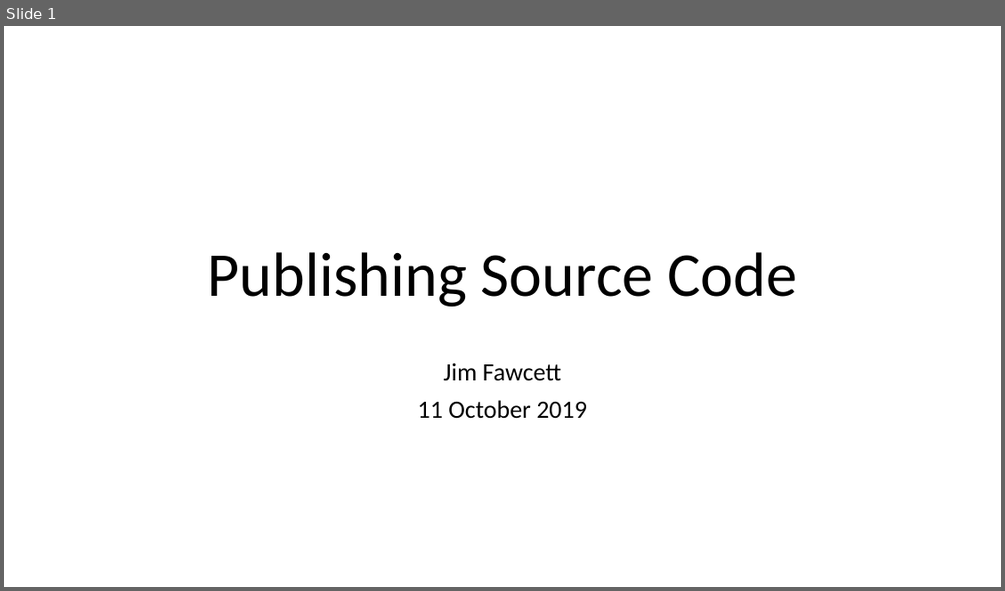
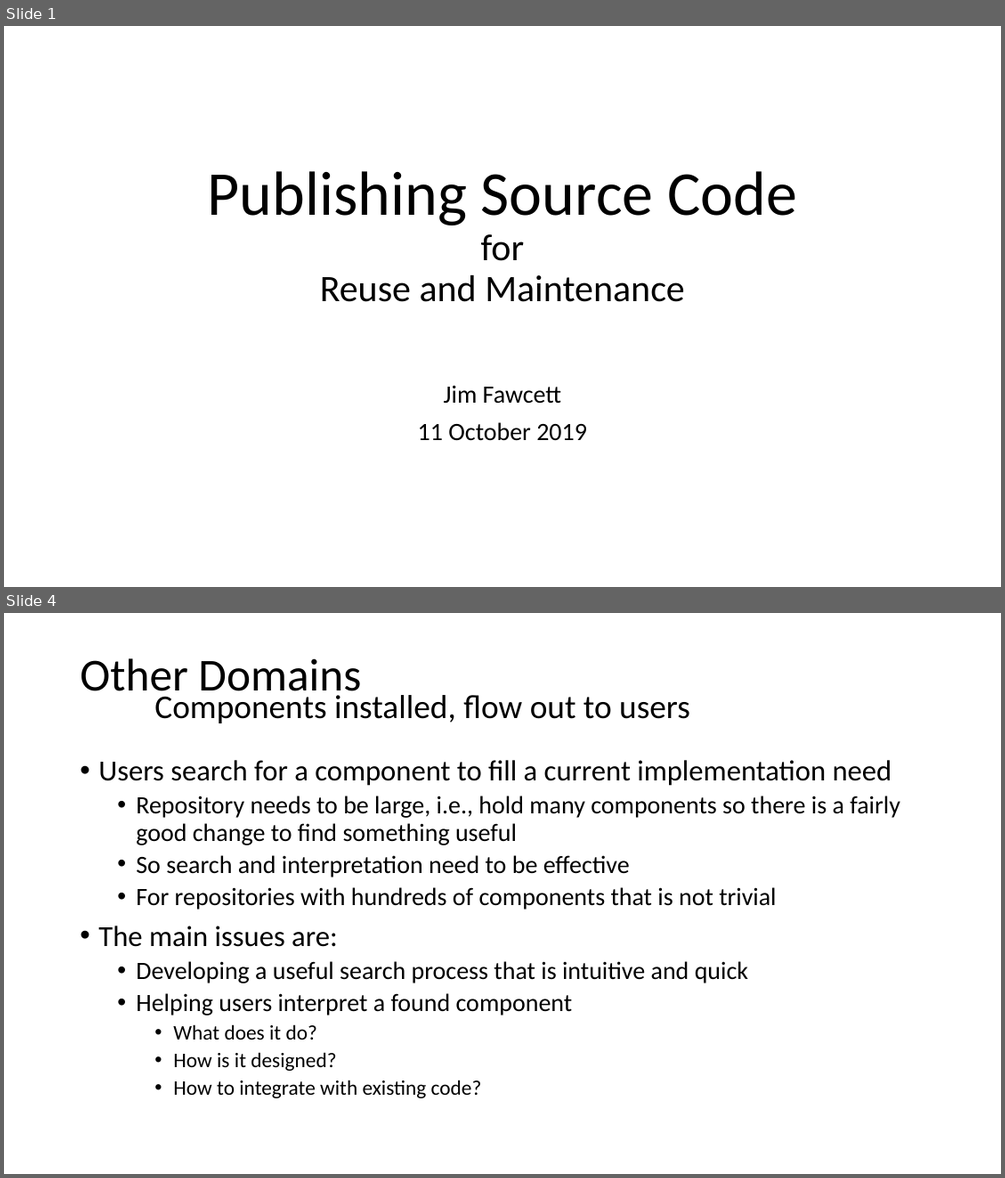
Before and after one commit to JimFawcett/JimFawcett.github.io, a slide deck: Resources/PublishingSourceCode.pptx. Shown one above the other, each under a label of ours: slide 1 before the commit, slides 1 and 4 after it; the slides between them are not shown. The pictures are 1005x591 and 1005x1178 pixels, drawn with LibreOffice and Linux fonts; fonts in the diff are those of the drawing. Boxes give left, top, right and bottom in pixels: in the first picture for what was removed or moved away, otherwise in the second. Text is boxed around its words. In the diff, an @@ line names an element or a change of style, - is before the commit and + after.

```diff
--- a/Resources/PublishingSourceCode.pptx
+++ b/Resources/PublishingSourceCode.pptx
@@ slide 4 added at (4,613,1001,1174), background #FFFFFF @@
@@ title added at (80,658,690,723), 32 pt, text #000000 @@
+Other Domains
+Components installed, flow out to users
@@ text added at (98,760,900,1098), 24 pt, text #000000 @@
+• Users search for a component to fill a current implementation need
+  • Repository needs to be large, i.e., hold many components so there is a fairly good change to find something useful
+  • So search and interpretation need to be effective
+  • For repositories with hundreds of components that is not trivial
+• The main issues are:
+  • Developing a useful search process that is intuitive and quick
+  • Helping users interpret a found component
+    • What does it do?
+    • How is it designed?
+    • How to integrate with existing code?
@@ slide 1 changed as well @@
@@ title at (208,171,797,302): text changed; size 60 to 36 pt @@
-Publishing Source Code
+Publishing Source Code
+for
+Reuse and Maintenance
@@ subtitle "Jim Fawcett": place and size @@
-subtitle "Jim Fawcett" at (418,362,587,418)
+subtitle "Jim Fawcett" at (418,385,587,441)
```
Also in this commit, not shown: 2 other slides changed, 7 other slides added.
